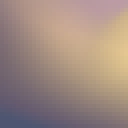
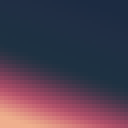
Layer changes from the first 128 × 128 image to the second:
moved "Gradient Fill 1 copy" above "Layer 3", painted on it over [0, 0, 128, 128]
removed layer "Gradient Fill 1 copy 4" over [0, 0, 128, 128]
removed layer "Gradient Fill 1 copy 3" over [0, 0, 128, 128]
showed "Layer 3", painted on it over [0, 0, 128, 128]
painted on "Layer 2" over [0, 0, 128, 128]
